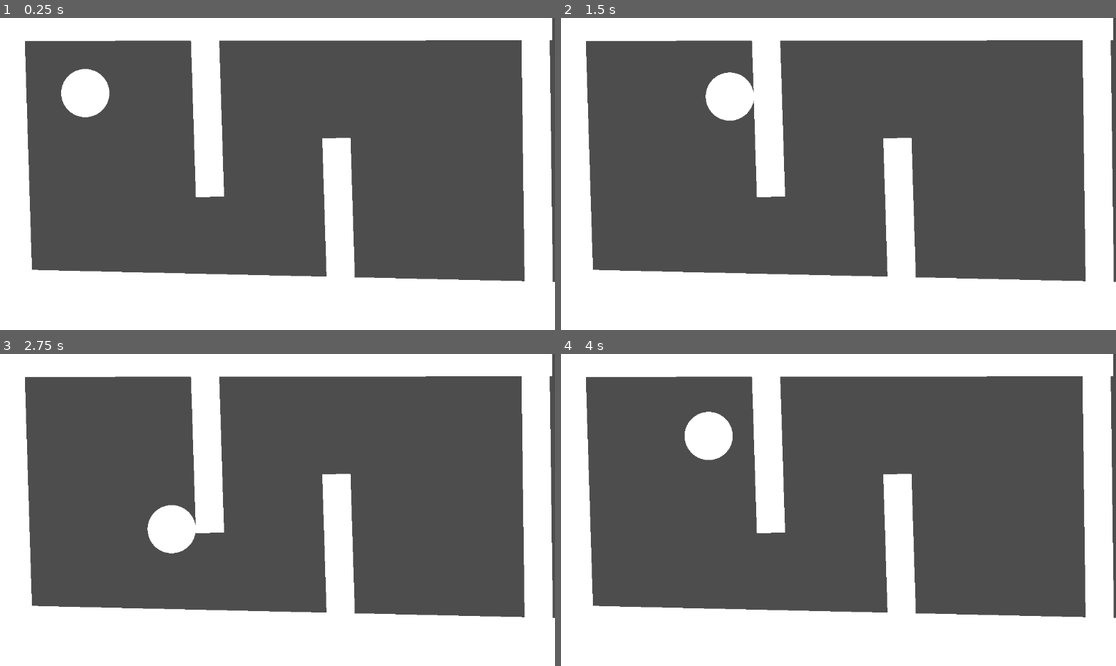
Above: before the commit, frames 1-4 (two rows, left to right).
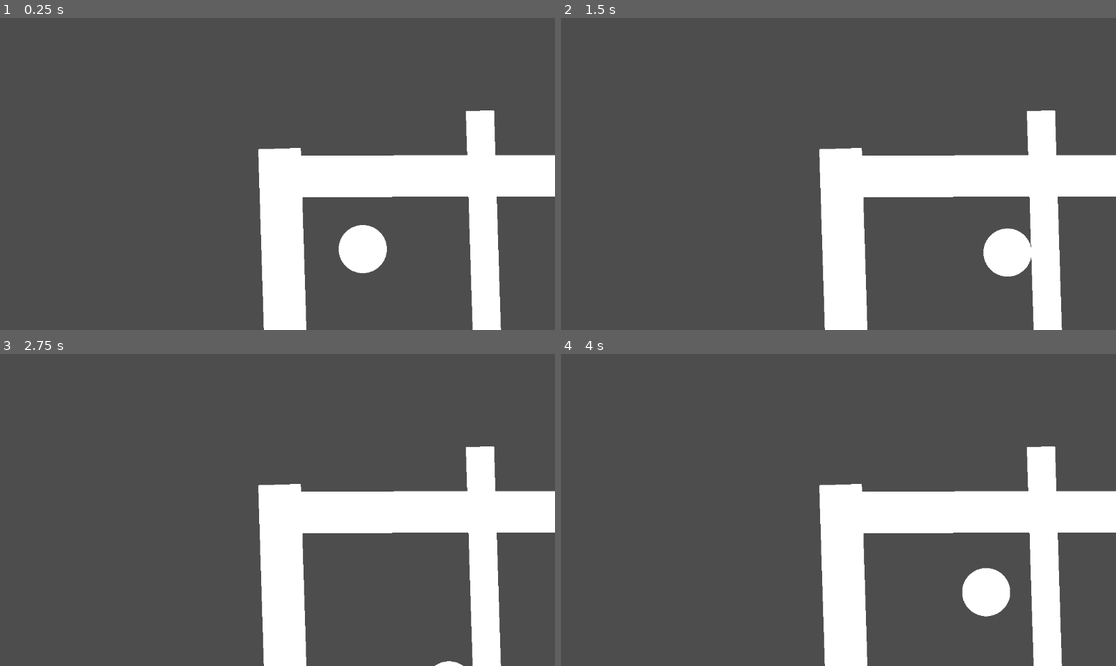
Above: after the commit, the same moments.

Repository: mjshsgamedev/the-game
Game: Godot game, scene res://DemoLevel.tscn
Two runs of this game, one before a commit and one after it. Both use one fixed random seed, a clock stepped at 60 frames per second and the inputs below.
Inputs:
- Up to frame 1 (0.25 s): no input
- Up to frame 2 (1.5 s): tap Enter at 0.5 s; hold Right (mov_right) 0.53-1.28 s; hold Down (mov_down) from 1.28 s (still down)
- Up to frame 3 (2.75 s): release Down (mov_down) at 2.03 s; hold Right (mov_right) from 2.03 s (still down)
- Up to frame 4 (4 s): release Right (mov_right) at 2.78 s; hold Up (mov_up) 2.78-3.53 s; hold Left (mov_left) from 3.53 s (still down)

The runs differ from the first frame. In frame 1, 46% of the frame differs, in the area x 0-100%, y 0-100%; in frame 2, 46%; in frame 3, 45%; in frame 4, 46%.

Commit message:
add camera (movement code wip)

Diff:
--- /dev/null
+++ b/Camera/Camera.gd
@@ -0,0 +1,19 @@
+extends Camera2D
+
+var plr : RigidBody2D;
+
+const deadzone : float = 0.01;
+const speed : float = 0.1;
+
+func _ready():
+	plr = Game.plr;
+
+func _process(_delta):
+	if(!plr):
+		push_error("no player was assigned by Game.gd!!!");
+		return;
+
+	#if absf(self.position.x - self.position.y) > deadzone:
+	#	if self.position.x > plr.position.x: self.position.x -= speed;
+	#	else: self.position.x += speed;
+	#self.position.x +=
--- /dev/null
+++ b/Camera/Camera.tscn
@@ -0,0 +1,6 @@
+[gd_scene load_steps=2 format=3 uid="uid://c1bw7tkh18go"]
+
+[ext_resource type="Script" uid="uid://br2s44b8sju82" path="res://Camera/Camera.gd" id="1_npc1t"]
+
+[node name="Camera2D" type="Camera2D"]
+script = ExtResource("1_npc1t")
--- a/Player/Player.tscn
+++ b/Player/Player.tscn
@@ -15,5 +15,6 @@
 mesh = SubResource("SphereMesh_l2ndj")
 
 [node name="CollisionShape2D" type="CollisionShape2D" parent="."]
+position = Vector2(-0.5000019, 0)
 scale = Vector2(5, 5)
-shape = SubResource("CircleShape2D_l2ndj")
+shape = SubResource("CircleShape2D_3qydi")
--- a/Scripts/Game.gd
+++ b/Scripts/Game.gd
@@ -1,12 +1,18 @@
 extends Node2D
+class_name Game
 
 @export var StartPoint : Node2D
-@export var Player : RigidBody2D
+static var plr : RigidBody2D
+static var cam : Camera2D
 
 func _ready():
-	Player = preload("res://Player/Player.tscn").instantiate()
-	Player.position = StartPoint.position
-	add_child(Player)
+	plr = preload("res://Player/Player.tscn").instantiate()
+	plr.position = StartPoint.position
+	add_child(plr)
+
+	## MUST HAPPEN AFTER PLR IS INSTANTIATED
+	cam = preload("res://Camera/Camera.tscn").instantiate()
+	add_child(cam)
 
 func _process(delta: float):
 	pass
Not shown, added: Camera/Camera.gd.uid
Not shown: 1 places in Player/Player.tscn that only renumber resources
